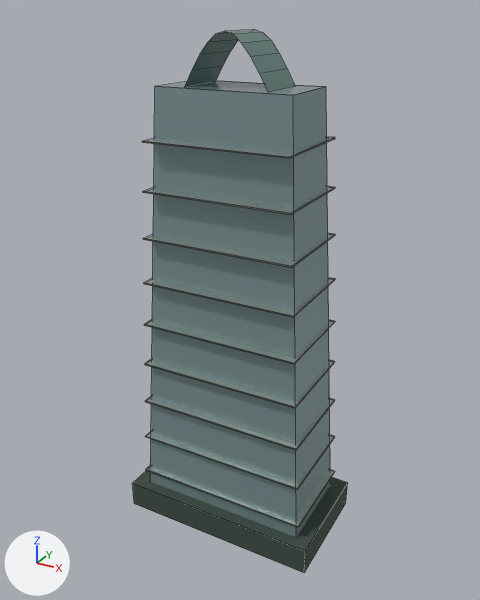
Before and after pictures for a commit that changed the Blender file landmarks/assets/tencent-hq.blend.
Rendered twice from a 50 mm camera at (124.0, -225.0, 220.0) aimed at (0.0, 0.0, 107.0). Lighting does not change. The marker at lower left points along +X, +Y and +Z. The older version comes first. Mesh edges are drawn as thin lines.

Names of what the first picture shows: 'envelope', 'horizontal_fins', 'podium', 'roof_garden'.
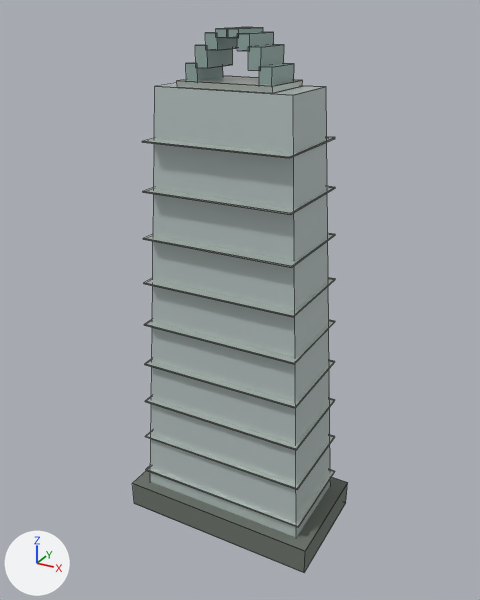
Pixel boxes [x1, y1, x2, y2] of what changed, in the pictures (480 x 600 px):
'envelope', recoloured (grey to light grey)
    both: [150, 83, 331, 537]
'horizontal_fins', recoloured, surface changed
    both: [145, 137, 334, 527]
'podium', recoloured (lighter)
    both: [132, 470, 347, 572]
'roof_garden', reshaped
    before: [185, 29, 295, 92]
    after: [186, 27, 294, 85]
'roof_garden_beam', added
    after: [177, 76, 303, 93]

The change, as a list of edits to the scene's bpy script:
```text
Change mat_glass:
    mat_glass.base_color: (0.27, 0.381, 0.392) -> (0.558, 0.644, 0.631)  # grey #8ea6a8 -> light grey #c5d2d0
Change mat_metal:
    mat_metal.base_color: (0.539, 0.591, 0.546) -> (0.665, 0.723, 0.672)  # light grey #c2cac3 -> light grey #d5ddd6
    mat_metal.metallic: 0.82 -> 0.72
    mat_metal.roughness: 0.3 -> 0.28
Change mat_stone:
    mat_stone.base_color: (0.0452, 0.0704, 0.0545) -> (0.153, 0.175, 0.15)  # greyish green #3c4b42 -> grey #6d746c
Change me_roof_garden:
    used by ob_roof_garden; location = (0.0, 0.0, 0.0)
    remove me_roof_garden.from_pydata(...)  # 40 vertices, 10 faces; spans x -17.2..17.2, y -11.2..11.2, z 193.2..212.5
    add me_roof_garden.from_pydata(...)  # 192 vertices, 48 faces; spans x -17.5..17.5, y -9.2..9.2, z 192.5..213.2
    me_roof_garden part 1: the whole mesh is rebuilt
Add me_roof_garden_beam:
    me_roof_garden_beam.from_pydata([(-19.5, -12.4, 193.2), (19.5, -12.4, 193.2), (19.5, 12.4, 193.2), (-19.5, 12.4, 193.2), (-19.5, 12.4, 193.2), (19.5, 12.4, 193.2), (19.5, 12.4, 195.4), (-19.5, 12.4, 195.4), (19.5, 12.4, 193.2), (19.5, -12.4, 193.2), (19.5, -12.4, 195.4), (19.5, 12.4, 195.4), (19.5, -12.4, 193.2), (-19.5, -12.4, 193.2), (-19.5, -12.4, 195.4), (19.5, -12.4, 195.4), (-19.5, -12.4, 193.2), (-19.5, 12.4, 193.2), (-19.5, 12.4, 195.4), (-19.5, -12.4, 195.4), (-19.5, 12.4, 195.4), (19.5, 12.4, 195.4), (19.5, -12.4, 195.4), (-19.5, -12.4, 195.4)], [], [(0, 3, 2, 1), (4, 5, 6, 7), (8, 9, 10, 11), (12, 13, 14, 15), (16, 17, 18, 19), (20, 21, 22, 23)])
    me_roof_garden_beam.materials.append(mat_metal)  # light grey #d5ddd6
Add ob_roof_garden_beam:
    ob_roof_garden_beam = bpy.data.objects.new('roof_garden_beam', me_roof_garden_beam)
    ob_roof_garden_beam.location = (0.0, 0.0, 0.0)
```
